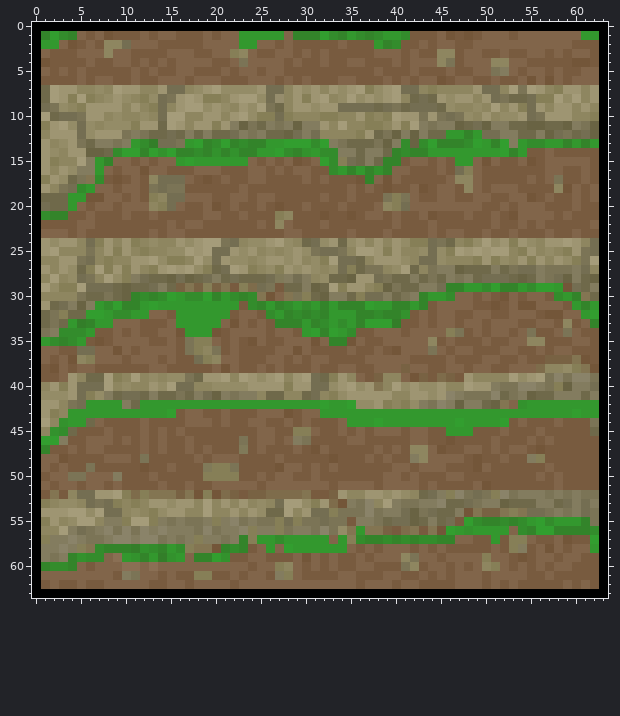
A pixel-art sprite gets an edit: Assets/Resources/Sprites/Tiles/SteepRockScramble-STile.png. This is how it looked before the edit.
The file is 64x64 pixels. Colours within 5 levels of each other are drawn and written as one.
And afterwards:
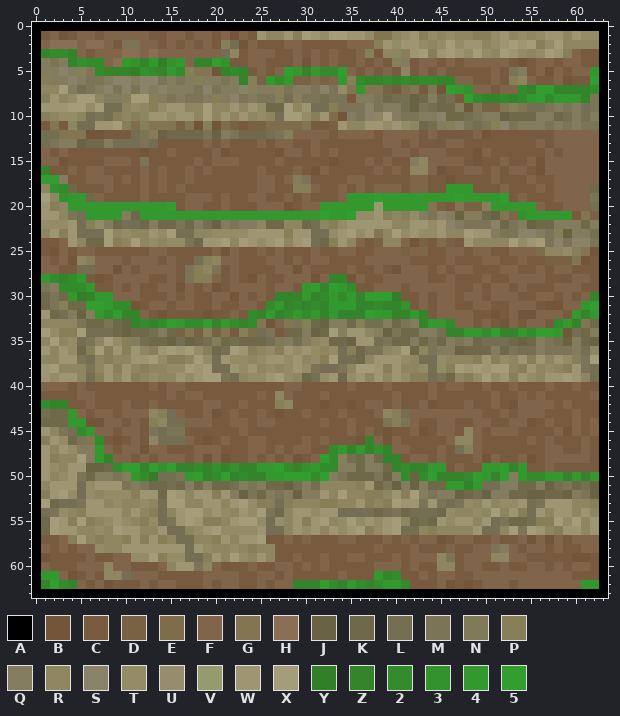
Palette (. is transparent): A #000000  B #735639  C #785b3f  D #786243  E #7e6c4b  F #81654a  G #837552  H #8a6f54  J #696343  K #6f694a  L #746e52  M #7b7456  N #807a59  P #867f57  Q #837c5f  R #8e8660  S #8a8369  T #948c67  U #968d6d  V #959b6f  W #9e9572  X #a59c7a  Y #337e29  Z #33842a  2 #338c2c  3 #33922d  4 #33982e  5 #329e2f
The exact change:
Changed rows in their new state; - is an unchanged pixel.
first column x 1:
 1 CFBC-FCFFFF--C-F-F---BFCWRRWPXWTXXWWTGGRTWPTRTRRPPTWRTRTWWRWTT
 2 FHHHFHHFCMM---F-F--CPLBFCC--F----CFFFPWTWWTRTXTWWRTWXWXPTXRRRR
 3 Z22Z-C-F-HHFHF---FF-LRC-FFCCFCFCF--FPCRRPWXPWXWTXTRXWTRTXWP-C-
 4 QMQZ322FH43Z4Y34-ZZ53CC--CC--BFCF-C--F-PQC--CF----FFCB-FF-FFC-
 5 QQSQPG2ZZZY32Z42PGGBZ2ZCFC-54Z4225F-FCF-RCF-FC--CCFCMQC-B--F-4
 6 PQQSQMMQSSQSSMQMQPQQMQZPD424DDEDF4P2ZZ2Z2Z22ZZ------PRFCC-BCC5
 7 RRXQLMQSMSMSQSQQQMSMQQSPQQPMQQMSM-G4GGDCEGCGB543FFCFF2Z55ZZZZ2
 8 PWRT-X-QQPXXPQ-QMMQ-QSMQMMPLPMMLMMCQQMKLLJKQKLC52ZZ2Z2452444ZM
 9 WWWXXTXLL-T--TW-RRXRRWRWTK-XR-LLPMMMSMQQLJM--KQBGDDGPG-LMQMQLM
10 PRTTRLMLP-PRWWTWW-XRWRWRTR-XXTPWEBQMS-XQMMQQSKKLMQQJKKKQQKLQLQ
11 CGCR-LWWXPEPGGGDGBPBEDCDDEEEEGCCDW--WWT-TRKL-PSM-MPSMQQQMQM--M
12 LLGGGBBCCCL-QJK-K-MJQMKKKLMPFFFFCFFFFCFFFFCFCCCCFBCCCCCCCFFFFF
13 LMQQJ-K-LLLMLCCCCCFCFCCCFCFFCCFCCCCCCCFFCFCCCFFCCCCCCCCFCFFFFF
14 FCFCCCCCCCCBCCFCCCCFBCCCCCBFFCFCFCCCCCCFFCFFFCCCBFCCCC----FFFF
15 FFBCCCCF---M-CCCCFCFFFCC-CFCC-CCBCCCFCFC-QRF-FFCBCCF-CFB-----F
16 ZCCFCFFC-CCFC---FC-C---C--C--CBFCCCCCFC-CRRFB-CF--F-FF-B--FF-F
17 55QCCFFFCFCFCFCC--C-C--C-F-FQM-C--FFCCCC-FF--BCCC-F-----CFFF-F
18 R32KCCC--CCFCFCF------C-FF--PPF--FCFCFFF--F-C444C-C-C--F-FF-FK
19 XR3--KFCC-CFCCCC----FCCF-C-F-F-C-F444544444444544445C-C-CFF-FM
20 WPR-44444444445CFFCCFC---FFB--F444444V44444GDCGDDP44444---F-FL
21 WWRML4444QK444444444444444444445445TTWPRPTQMSQJQQKJGF344444-GD
22 TTTWLPTQKLLKQKKMKQLJQMQQRKKRRKLRPTWWWWWRRWWTWSQMMMSKMQJKKQQQKQ
23 RWPWLLLXRTRRWTXLLRRTTTTWWWWPWWLLTWXTWGRXTWTTWRRXWWQMMSSQMPJQQL
24 CCF--KKXPRX---TTMKWWXRXW---RWX-KPWRFCD-RFBDCEDCWRRRRXTWXMSMSSM
25 CBFCFFCCCCCCFFCCCCCFBFCCFCFCCCFCCFFCCFFFDFFCCFFCFFCCFFFER-TPGB
26 FCFBRPFFFCFFFCFCCLPRFFCCCFFCFCFFCCCCFFFFFCCCCFCCCFFCCFCCDDDGBC
27 FFCCLLFFBFCFFFFCMPRMCFCCCCFFBFCCCCFCCFCBFFFCFCFFCCCFFCCFCFFCCC
28 42Z24CBCFFFFCCFCMPPFCFCBFCCFFFBFZZBFCCFFFFFCCFCCCFCCFFFFCCCFFC
29 MQ2224CCFCFCCFFBFCFBCFFFFCFFC45Z542CCFFFCFFFFFCCFCFFCFCCCFFFCC
30 KMK4YZ44FFFCCCFCFCCFFBFCFCZZZ4Z2424Z555YCCFCFFC-FCFF--C-FCFCFZ
31 KMPKK55422BCFFCFFCCFCCFFC24Z2Z2--44-Z2Z-3CF---CCFFC--FFCBBFF45
32 WKLQJQ425ZZFCB-CCCBCCFC2Z4Z2424--ZZ-544-Z4Z---FFCCB--BBFFFC4Z4
33 RRRRMKKMKJZ2Z25-225Z42Z2GBFGMPKJQQKPLLQKMQZ442F-CFCB--F-C24ZGK
34 XTPPXLLLKJKKLQKDGDPDGCPELMCKKQJKXPWWRPJMKKQQLZZ4425ZZ42554BLKQ
35 RXRTLMRXTPQLKKJLJKLQKLKKKLNQLQRTKKJWWLMKKQKMKQMQKLLLKJKQMLJQKJ
36 WRWTKPXPWPWRPWXWXTPKLXWPRTPWTWTRTLPKMMRTXKR-QQJKKKQKMLLQMMMQLR
37 RRWWMLRPRRWWXTPPRXTLWTTRTWWTWRTPXLLKRWWWTRLLTRRRPWPTRWPWRWTPMX
38 WXRRRMRWPWRPRRTTXWXLLWTWRTRTWTMLLMRXXWPWRRTLTPXWXWXXRPWRT-PWML
39 WTW--LPWRWP---RWTWXXMLRT---TRK-TWKTWRW-WTPPLMKRPTXTWPWTRWWXWRL
40 FFFCFCCCCCCCFCFFCCCCCCCCCCCFFCCCCCFCCCFCCCCFCFFCCFCCFCCCFCCFCC
41 CCCCFFCCCCCCCCFCFFCCCCCCFCRFCCCFCCCCCCCFCCCFCCCCCCFCCFCFCCCCCF
42 2ZZCCFCCCFCCFCCCCCFFCCFCCCPRCCCBCCBCFFCFCCFBCCCFCCFCBFFFFCFCCC
43 LKK-FCFFCFFFRPLFCCFBCF---CBC--CCCFCCCFRPLFFFFFFFFCCFCFFFCCCFCC
44 KKK--BBFF-FCPRLL----CFFC-F-C-C-F-CFCCCMPMFCCFFCCFFCCF-B-FC-F-F
45 WRML24F--FFCMLMM------F-CC--CCC--CFCFCBC--B-FFCRF-F-F--C-FBF-F
46 PWTKMG2CBCFCRLLL--B-F-CF-C-CCF-F--CBZFBF-CC--FRRF-C---------F-
47 WRWTQQ4F-FFBF---CF-F--CF--F--FCC24Z4Z3Z-FCCCF-LP--C-CC-CFF--F-
48 WPRRXQ4Z---F-FFF--B-BC-F-FCFB-F52PLKQKZZ-FFC-CC-FBFC-FBCFFFFF-
49 WTRWWJJK255Z535ZZ2Z3Z3ZZ4452Z3422QQKQQKZ2ZZ44-F-C445Z4--------
50 WRTW-KQQMQ42YLLM45Z25Z2ZZ4455525QMKKKMJQ2J25ZZZ254Z5Q42244Z4Z4
51 RWWWLTWWWMQMKKLKQKQKKLQMQKKJLQLRRRRPWKMJQJQKK44Z4LLQQKKQJLMKLJ
52 PWXT-TRTTTPWWKXWRWWPWQJMKQMQJQQWRX--PPR-PXQM-QJK-JQQKKJJKKJ--J
53 XKLLMWWRT-RTRLXXR-WWRWXTPP-PRRRPPRRWP-PXWWMWMLMTRWRTTWLMWWWRRP
54 LMTRPWWWW-W--LR-XXTWTRWTXM-RW-TWWLLLLKLMKLL--TRRTRXRWP-WRWWRWR
55 KXWP-P-TWTRPTL-WXWP-RWXXTLURWPWXRTXTWTWXRKLKWTWWRWLMKKLPPXTXRW
56 KXWWRRTRXWWRRWLLRTWXTTTTWLLRWTWRW-WXPTWXLLRPRRRRWLLRXMXWRPWWRW
57 CCFPXRPRRPWPWPRLLRRPWRWWXCCFCFCCCFFCCCFCFCFFBC----F-CFBFB-CFFF
58 FCFCFFTRRWWWWWWWLWTRRTRPRRCCCCCCCCC-CFCCCFC-CF--FFMQFCF-C--C-F
59 BCCCCFCCFFTTXPTTLLPWRXTRWR---CCFC-F--CC-CF--RMC--FRRFF-CC-CBB-
60 FCCC-F-R-FCCC-RWWMR-CCCFCCFFCFCFC--CCFFFCF-CRRCF-CC--CF---CFF-
61 44-BC-CRRLF---C--CFFF--C-FCFC-----C--4Z2-----FCC-F----FF-FF---
62 Z52Z--FBCCC--F-C-C-C-FCC-C--ZZZ52Z42Z2442C--FBCBCF-FCFFFFF-F44
Boxes around the changes in both pictures, in picture pixels (x1, y1, x2, y2):
changed: (41, 31, 599, 589)
